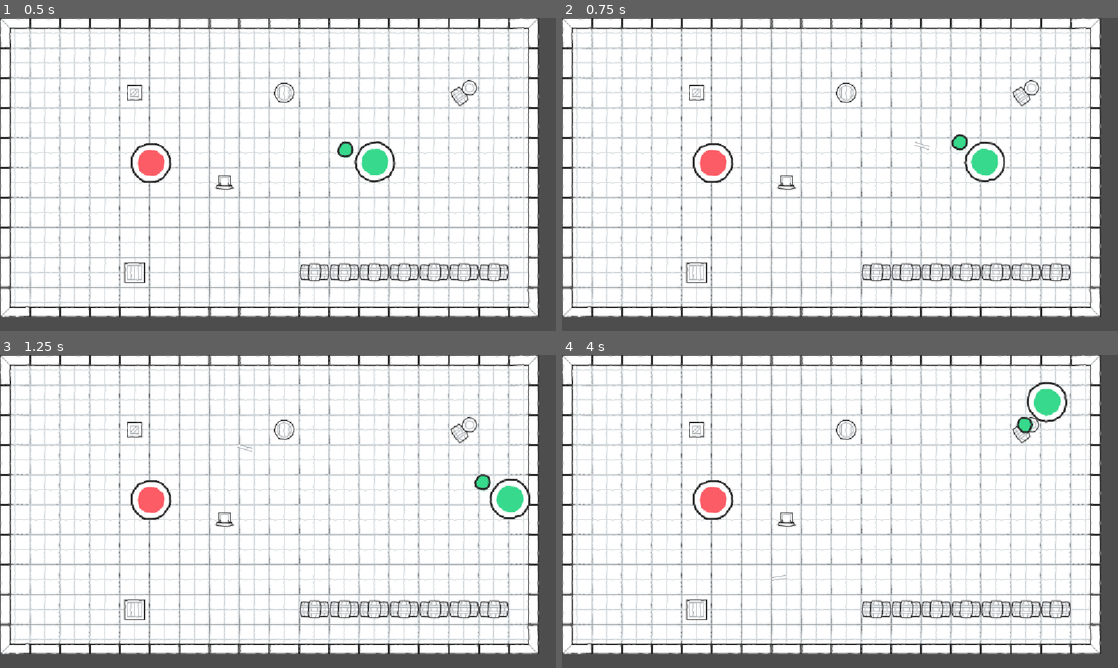
Above: before the commit, frames 1-4 (two rows, left to right).
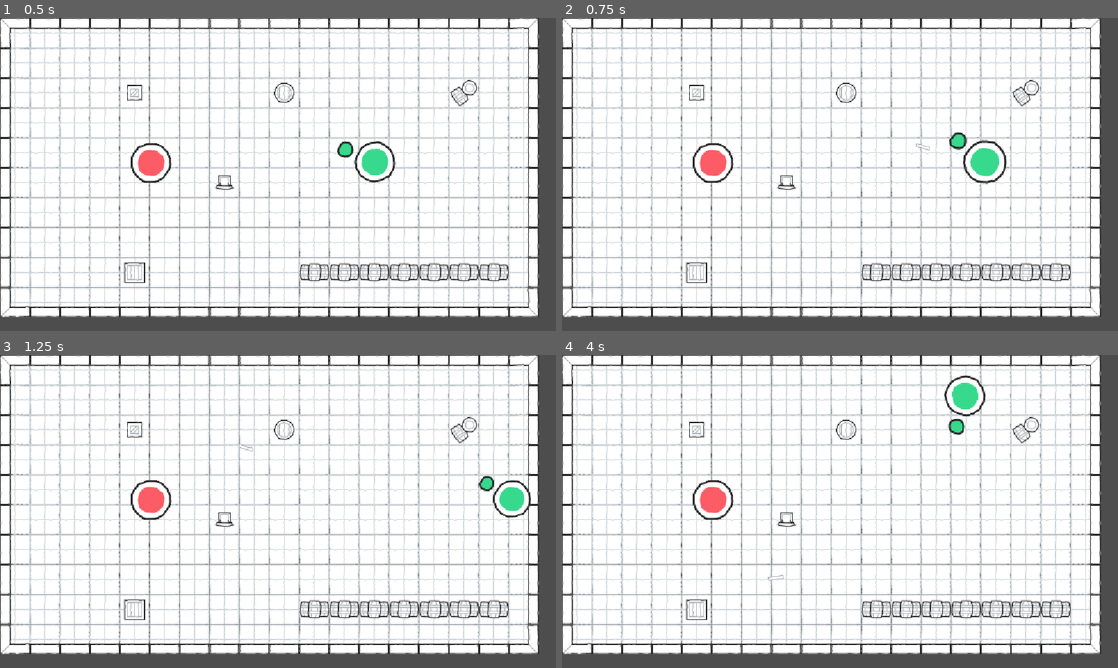
Above: after the commit, the same moments.

Repository: Frickerson/Brackeys_2026.2
Game: Godot game, scene res://Game/Levels/BasicLevel.tscn
The game is run twice, just before and just after one commit, with the same random seed, the same clock (stepped at 60 frames per second) and the same inputs.
Inputs (mouse positions are in pixels of both pictures, inside the frame that each line leads up to):
- Up to frame 1 (0.5 s): no input
- Up to frame 2 (0.75 s): tap Enter at 0.5 s; move the mouse to (962, 158) at 0.52 s; hold D (Player_Move_Right) from 0.53 s (still down); click (962, 158) at 0.67 s
- Up to frame 3 (1.25 s): keep holding D (Player_Move_Right)
- Up to frame 4 (4 s): move the mouse to (728, 527) at 1.27 s; release D (Player_Move_Right) at 1.28 s; hold S (Player_Move_Down) 1.28-2.03 s; move the mouse to (895, 442) at 2.02 s; hold D (Player_Move_Right) 2.03-2.78 s; move the mouse to (812, 574) at 2.77 s; hold W (Player_Move_Up) 2.78-3.53 s; click (812, 574) at 2.92 s; move the mouse to (1006, 558) at 3.52 s; hold A (Player_Move_Left) from 3.53 s (still down)

Frame 1 is identical in both runs. In frame 2, 0.5% of the frame differs, in the area x 63-80%, y 36-54%; in frame 3, 0.5%; in frame 4, 1.4%, in the area x 37-91%, y 6-73%.

Commit message:
Add bobbing

Diff:
--- a/Game/Objects/Player/Player.gd
+++ b/Game/Objects/Player/Player.gd
@@ -3,15 +3,21 @@
 @export var Attack: PackedScene
 @export var MoveSpeed: float = 30000.0
 @export var AttackSpeed: float = 1.0
+@export var BobSpeed: float = 7.0
+@export var BobDifference: float = 0.1
 
 var EnableAttack = false
 var AttackTimer = 0.0
+var IsMoving = false
+var ShouldScaleUp = false
+var BobTime = 0.5
 
 func _physics_process(delta: float) -> void:
 	var vertical = delta * MoveSpeed * Input.get_axis("Player_Move_Up","Player_Move_Down")
 	var horizontal = delta * MoveSpeed * Input.get_axis("Player_Move_Left","Player_Move_Right")
 
 	velocity = Vector2(horizontal, vertical)
+	IsMoving = !velocity.is_zero_approx()
 
 	move_and_slide()
 
@@ -33,8 +39,33 @@
 	if EnableAttack && AttackTimer <= 0.0:
 		_attack()
 
+	if IsMoving:
+		_update_bobbing(delta)
+	else:
+		BobTime = lerp(BobTime, 0.5, delta * BobSpeed)
+		var new_scale = lerp(1.0 - BobDifference, 1.0 + BobDifference, BobTime)
+		scale = Vector2(new_scale, new_scale)
+
 func _attack():
 	var attack = Attack.instantiate()
 	owner.add_child(attack)
 	attack.transform = $Marker2D.global_transform
 	AttackTimer += 1.0 / AttackSpeed
+
+func _update_bobbing(delta: float):
+	if ShouldScaleUp:
+		BobTime += delta * BobSpeed
+
+		if BobTime >= 1.0:
+			ShouldScaleUp = false
+			BobTime = 1.0
+
+	else:
+		BobTime -= delta * BobSpeed
+
+		if BobTime <= 0.0:
+			ShouldScaleUp = true
+			BobTime = 0.0
+
+	var new_scale = lerp(1.0 - BobDifference, 1.0 + BobDifference, BobTime)
+	scale = Vector2(new_scale, new_scale)
